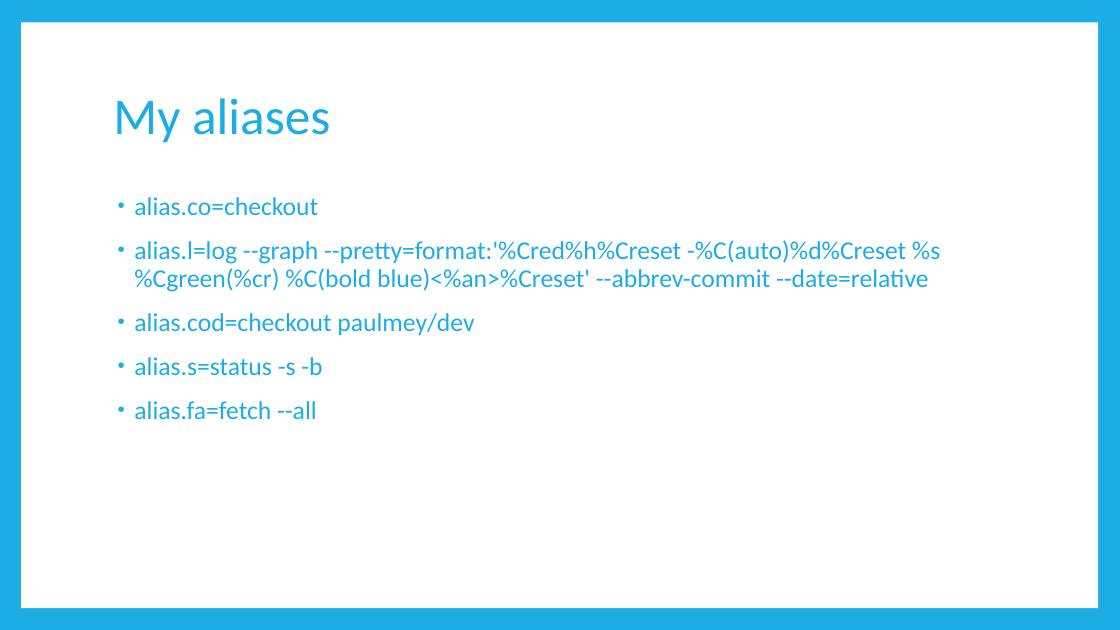
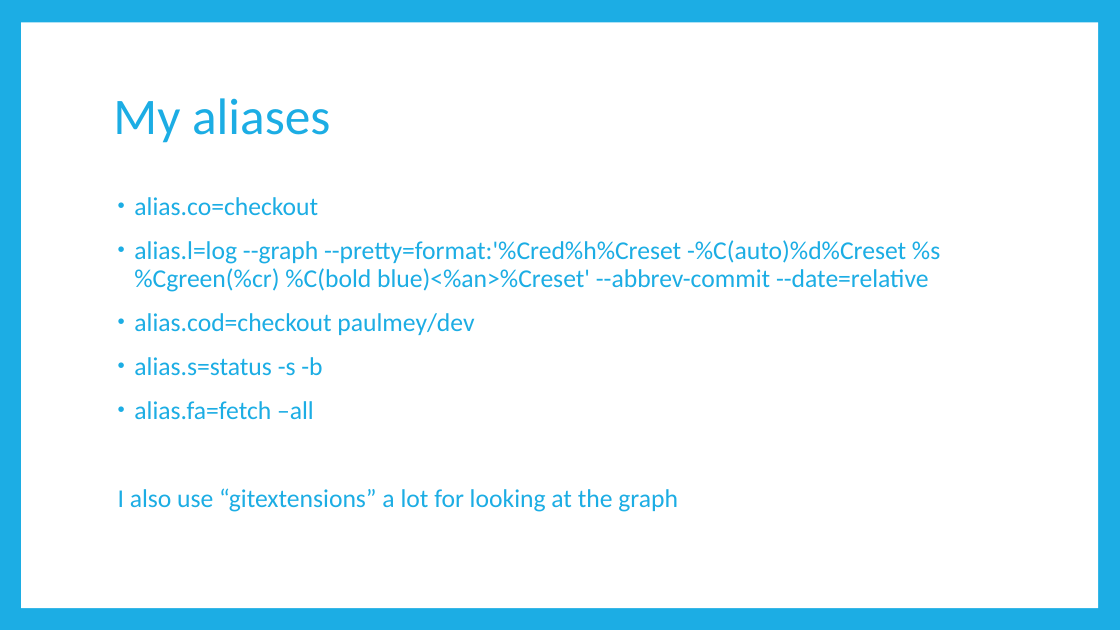
Before and after one commit to paulmey/learngit, a slide deck: slide 13 of Github.pptx. Drawn at 1120x630 pixels with LibreOffice and Linux fonts; fonts in the diff are those of the drawing. Boxes give left, top, right and bottom in pixels: in the first picture for what was removed or moved away, otherwise in the second. Text is boxed around its words. In the diff, an @@ line names an element or a change of style, - is before the commit and + after.

Commit message:
Add mention of gitextensions & update basics slide

```diff
--- a/Github.pptx
+++ b/Github.pptx
@@ text at (x1=118, y1=401, x2=678, y2=512): text changed @@
-• alias.fa=fetch --all
+• alias.fa=fetch –all
+I also use “gitextensions” a lot for looking at the graph
```
Also in this commit, not shown: 1 other slide changed.
